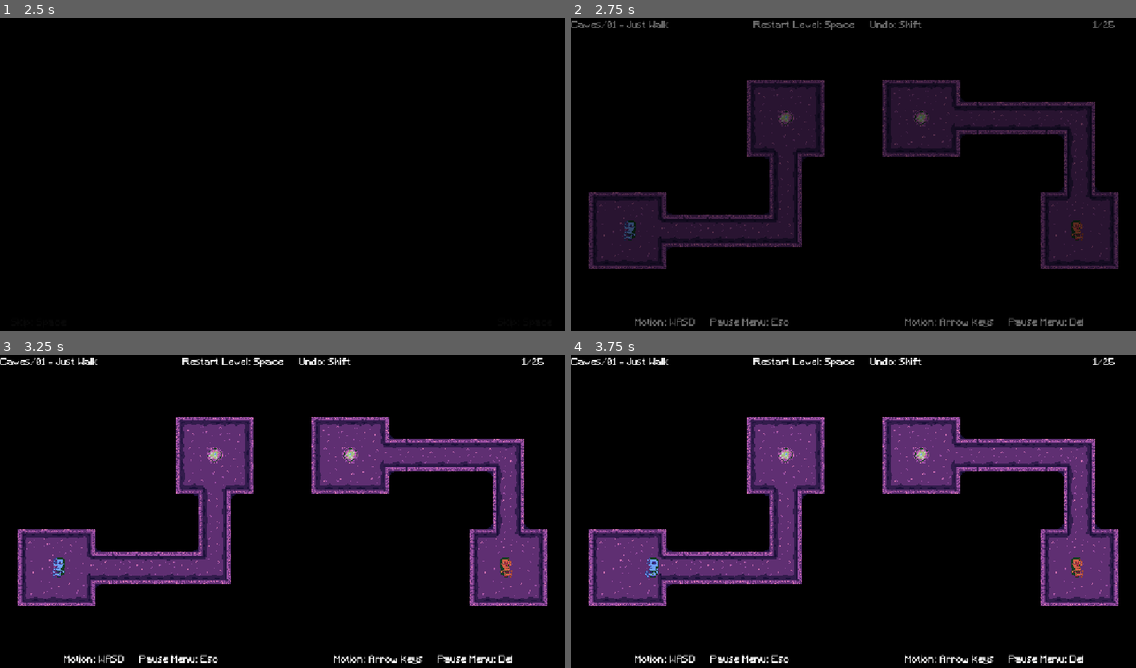
Above: before the commit, frames 1-4 (two rows, left to right).
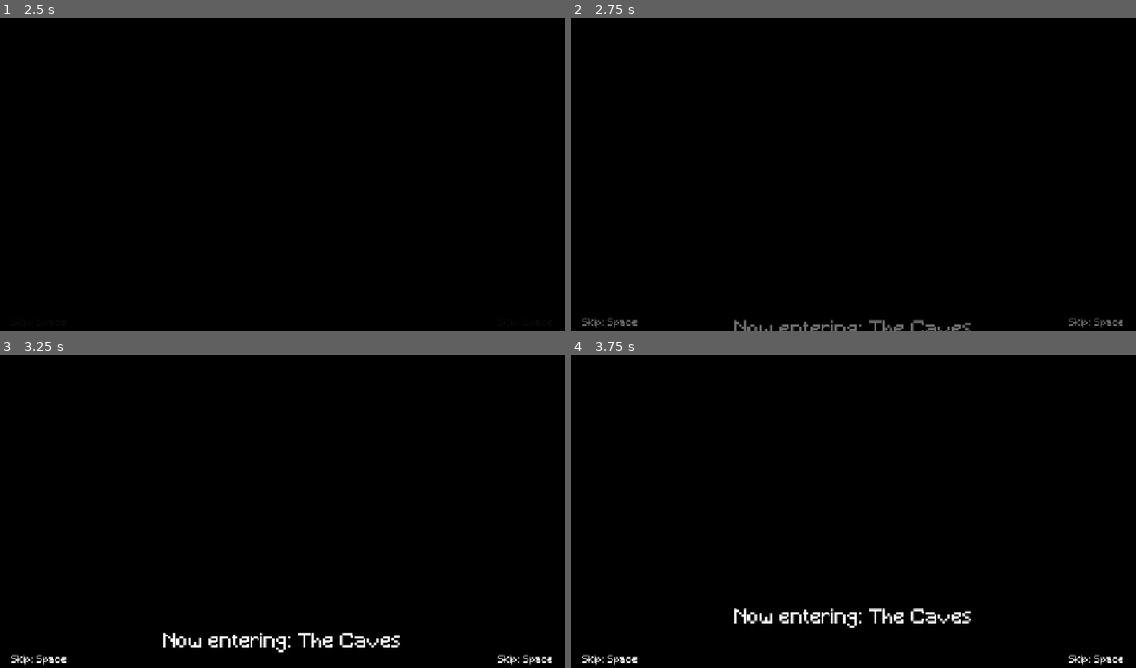
Above: after the commit, the same moments.

Repository: whitsettbe/kcol-f26-gamedevproj-cb
Game: Godot game, scene res://UI/scenes/main_menu.tscn
Same seed, same stepped clock (60 frames per second), same inputs: the game is played once before the commit and once after it.
Inputs:
- Up to frame 1 (2.5 s): click "Continue" at 0.5 s; tap Enter at 1.25 s; hold D (L_right) 1.28-2.03 s; tap Shift (undo) at 1.35, 2.1 s; tap Space (restart) at 2 s; hold S (L_down) from 2.03 s (still down)
- Up to frame 2 (2.75 s): keep holding S (L_down)
- Up to frame 3 (3.25 s): release S (L_down) at 2.78 s; hold D (L_right) from 2.78 s (still down); tap Shift (undo) at 2.85 s
- Up to frame 4 (3.75 s): release D (L_right) at 3.53 s; hold W (L_up) from 3.53 s (still down); tap Shift (undo) at 3.6 s

Frame 1 is identical in both runs. In frame 2, 21% of the frame differs, in the area x 0-98%, y 0-100%; in frame 3, 23%; in frame 4, 23%.

Commit message:
Add layer welcome screens

Diff:
--- /dev/null
+++ b/TornAsunder/cut-scenes/welcome_bog.tscn
@@ -0,0 +1,32 @@
+[gd_scene format=3 uid="uid://byhe3x1rijk2v"]
+
+[ext_resource type="Script" uid="uid://cvlmlib0voj8t" path="res://cut-scenes/cut-scene.gd" id="1_0hhdu"]
+[ext_resource type="FontFile" uid="uid://slu7qqljw5oa" path="res://Fonts/Minecraft.ttf" id="2_3g6vg"]
+
+[node name="Welcome - Ruins" type="Node2D" unique_id=385759495]
+script = ExtResource("1_0hhdu")
+scroll_speed = 100
+
+[node name="Background" type="ColorRect" parent="." unique_id=835922579]
+offset_right = 1152.0
+offset_bottom = 640.0
+color = Color(0, 0, 0, 1)
+
+[node name="Scrolling_Elements" type="VBoxContainer" parent="." unique_id=1001904933]
+anchors_preset = 8
+anchor_left = 0.5
+anchor_top = 0.5
+anchor_right = 0.5
+anchor_bottom = 0.5
+offset_right = 1152.0
+offset_bottom = 40.0
+grow_horizontal = 2
+grow_vertical = 2
+alignment = 1
+
+[node name="Label" type="Label" parent="Scrolling_Elements" unique_id=974171709]
+layout_mode = 2
+theme_override_fonts/font = ExtResource("2_3g6vg")
+theme_override_font_sizes/font_size = 40
+text = "Now entering: The Bog"
+horizontal_alignment = 1
--- /dev/null
+++ b/TornAsunder/cut-scenes/welcome_caves.tscn
@@ -0,0 +1,32 @@
+[gd_scene format=3 uid="uid://dda40dfiknrk1"]
+
+[ext_resource type="Script" uid="uid://cvlmlib0voj8t" path="res://cut-scenes/cut-scene.gd" id="1_jjj0w"]
+[ext_resource type="FontFile" uid="uid://slu7qqljw5oa" path="res://Fonts/Minecraft.ttf" id="2_6pxpw"]
+
+[node name="Welcome - Caves" type="Node2D" unique_id=385759495]
+script = ExtResource("1_jjj0w")
+scroll_speed = 100
+
+[node name="Background" type="ColorRect" parent="." unique_id=835922579]
+offset_right = 1152.0
+offset_bottom = 640.0
+color = Color(0, 0, 0, 1)
+
+[node name="Scrolling_Elements" type="VBoxContainer" parent="." unique_id=1001904933]
+anchors_preset = 8
+anchor_left = 0.5
+anchor_top = 0.5
+anchor_right = 0.5
+anchor_bottom = 0.5
+offset_right = 1152.0
+offset_bottom = 40.0
+grow_horizontal = 2
+grow_vertical = 2
+alignment = 1
+
+[node name="Label" type="Label" parent="Scrolling_Elements" unique_id=974171709]
+layout_mode = 2
+theme_override_fonts/font = ExtResource("2_6pxpw")
+theme_override_font_sizes/font_size = 40
+text = "Now entering: The Caves"
+horizontal_alignment = 1
--- /dev/null
+++ b/TornAsunder/cut-scenes/welcome_ruins.tscn
@@ -0,0 +1,32 @@
+[gd_scene format=3 uid="uid://baa4ehjmnjas1"]
+
+[ext_resource type="Script" uid="uid://cvlmlib0voj8t" path="res://cut-scenes/cut-scene.gd" id="1_jo745"]
+[ext_resource type="FontFile" uid="uid://slu7qqljw5oa" path="res://Fonts/Minecraft.ttf" id="2_fcghf"]
+
+[node name="Welcome - Ruins" type="Node2D" unique_id=385759495]
+script = ExtResource("1_jo745")
+scroll_speed = 100
+
+[node name="Background" type="ColorRect" parent="." unique_id=835922579]
+offset_right = 1152.0
+offset_bottom = 640.0
+color = Color(0, 0, 0, 1)
+
+[node name="Scrolling_Elements" type="VBoxContainer" parent="." unique_id=1001904933]
+anchors_preset = 8
+anchor_left = 0.5
+anchor_top = 0.5
+anchor_right = 0.5
+anchor_bottom = 0.5
+offset_right = 1152.0
+offset_bottom = 40.0
+grow_horizontal = 2
+grow_vertical = 2
+alignment = 1
+
+[node name="Label" type="Label" parent="Scrolling_Elements" unique_id=974171709]
+layout_mode = 2
+theme_override_fonts/font = ExtResource("2_fcghf")
+theme_override_font_sizes/font_size = 40
+text = "Now entering: The Ruins"
+horizontal_alignment = 1
--- a/TornAsunder/scripts/Globals.gd
+++ b/TornAsunder/scripts/Globals.gd
@@ -5,6 +5,7 @@
 	#"res://levels/Playgrounds/playground0.tscn",
 	#"res://levels/Playgrounds/playground1.tscn",
 	#"res://levels/Playgrounds/playground2.tscn",
+	"res://cut-scenes/welcome_caves.tscn",
 	"res://levels/Caves/01 - Just Walk.tscn",
 	"res://levels/Caves/02 - Push Through.tscn",
 	"res://levels/Caves/04 - Co-op 101.tscn",
@@ -12,6 +13,7 @@
 	"res://levels/Caves/06 - Mind the Gap.tscn",
 	"res://levels/Caves/07 - Out of the Corner.tscn",
 	"res://levels/Caves/08 - Lost.tscn",
+	"res://cut-scenes/welcome_ruins.tscn",
 	"res://levels/Ruins/11 - Not My Block.tscn",
 	"res://levels/Ruins/12 - Know Expectations.tscn",
 	"res://levels/Ruins/13 - Rod Construction.tscn",
@@ -20,6 +22,7 @@
 	"res://levels/Ruins/16 - Cover-up.tscn",
 	"res://levels/Ruins/17 - Halberd.tscn",
 	"res://levels/Ruins/18 - Flip Flop.tscn",
+	"res://cut-scenes/welcome_bog.tscn",
 	"res://levels/Bog/21 - Rolling.tscn",
 	"res://levels/Bog/22 - Ooze Maker.tscn",
 	"res://levels/Bog/23 - A Fresh Coat.tscn",
